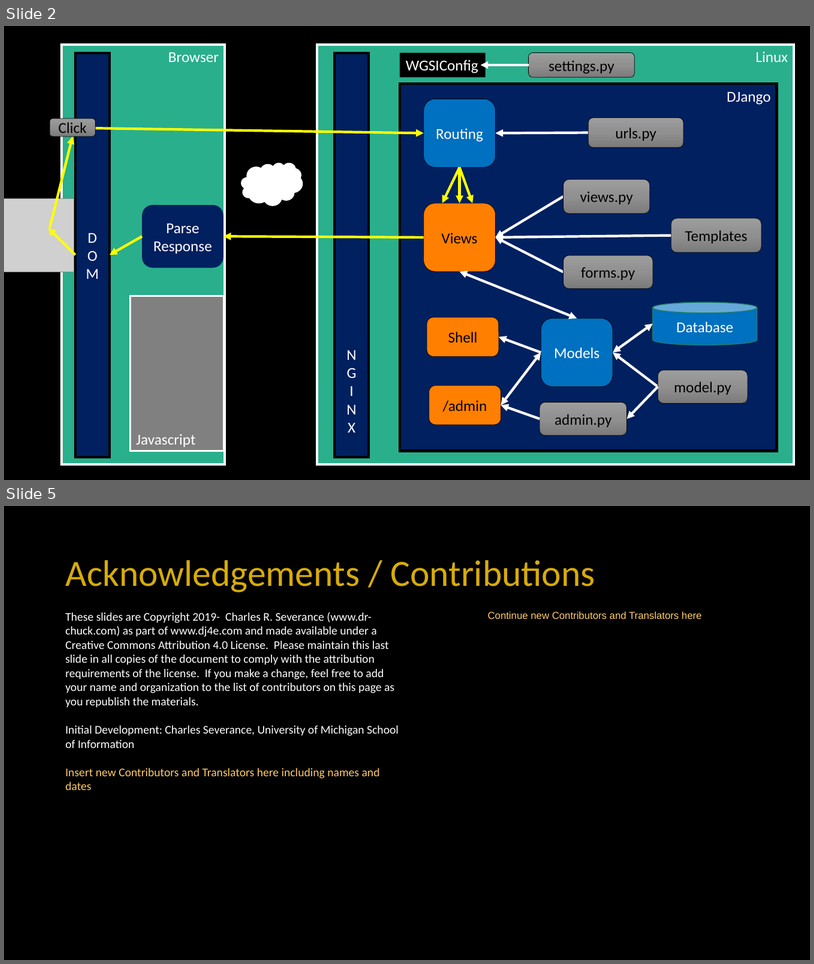
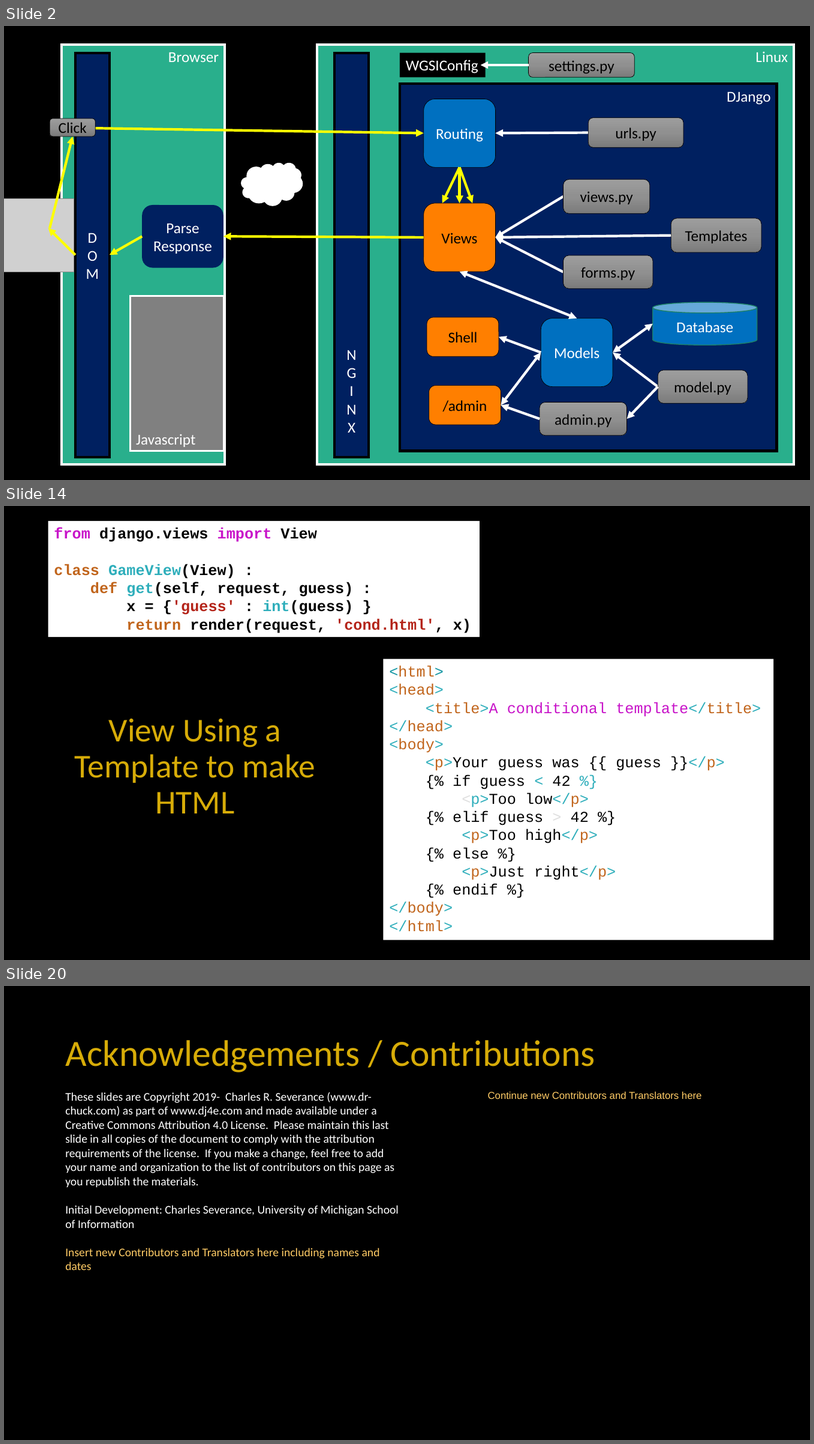
Before and after one commit to csev/dj4e, a slide deck: lectures/DJ-05-Views-Templates.pptx. Shown one above the other, each under a label of ours: slides 2 and 5 before the commit, slides 2, 14 and 20 after it; the slides between them are not shown. The pictures are 814x964 and 814x1444 pixels, drawn with LibreOffice and Linux fonts; fonts in the diff are those of the drawing; grey boxes stand for pictures; background and template pictures are left out. Boxes give left, top, right and bottom in pixels: in the first picture for what was removed or moved away, otherwise in the second. Text is boxed around its words. In the diff, an @@ line names an element or a change of style, - is before the commit and + after.

```diff
--- a/lectures/DJ-05-Views-Templates.pptx
+++ b/lectures/DJ-05-Views-Templates.pptx
@@ slide 14 added at [4,506,810,960], background #000000 @@
@@ rectangle added at [48,521,480,637], fill #FFFFFF, 18 pt, text #000000, bold @@
+from django.views import View
+class GameView(View) :
+def get(self, request, guess) :
+x = {'guess' : int(guess) }
+return render(request, 'cond.html', x)
@@ rectangle added at [383,659,774,940], fill #FFFFFF, 18 pt, text #000000 @@
+<html>
+<head>
+<title>A conditional template</title>
+</head>
+<body>
+<p>Your guess was {{ guess }}</p>
+{% if guess < 42 %}
+<p>Too low</p>
+{% elif guess > 42 %}
+<p>Too high</p>
+{% else %}
+<p>Just right</p>
+{% endif %}
+</body>
+</html>
@@ title added at [75,718,315,813], 39.6 pt, text #D7AC08 @@
+View Using a Template to make HTML
@@ what was slide 5 is now slide 20 @@
```
Also in this commit, not shown: 2 slides changed, 14 other slides added, 1 other file.
